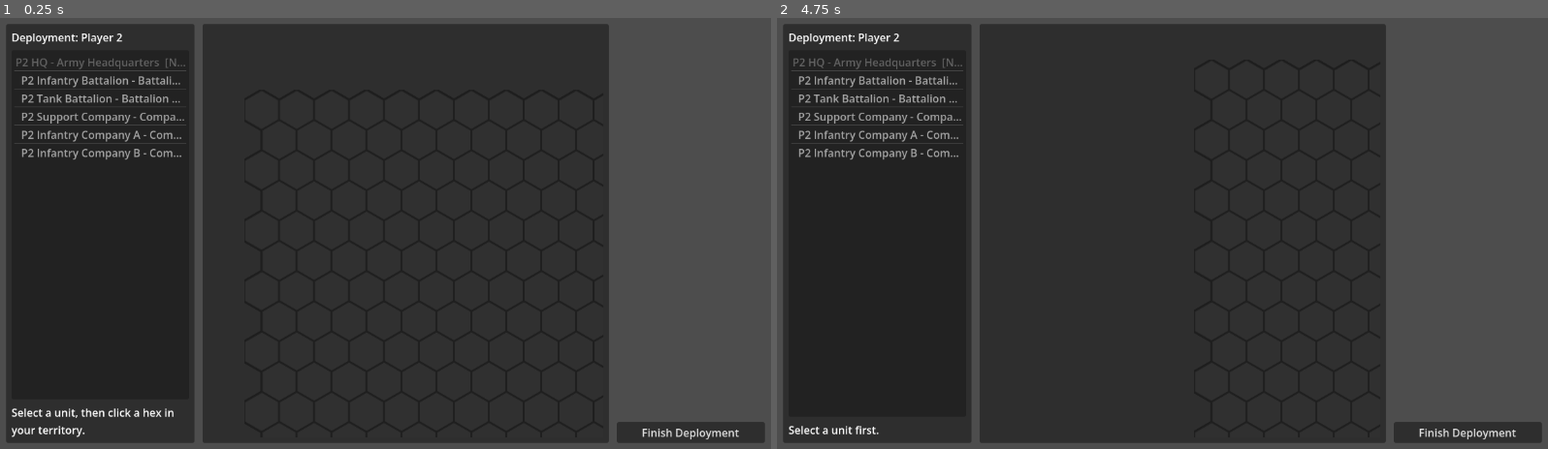
Above: before the commit, frames 1-2 (left to right).
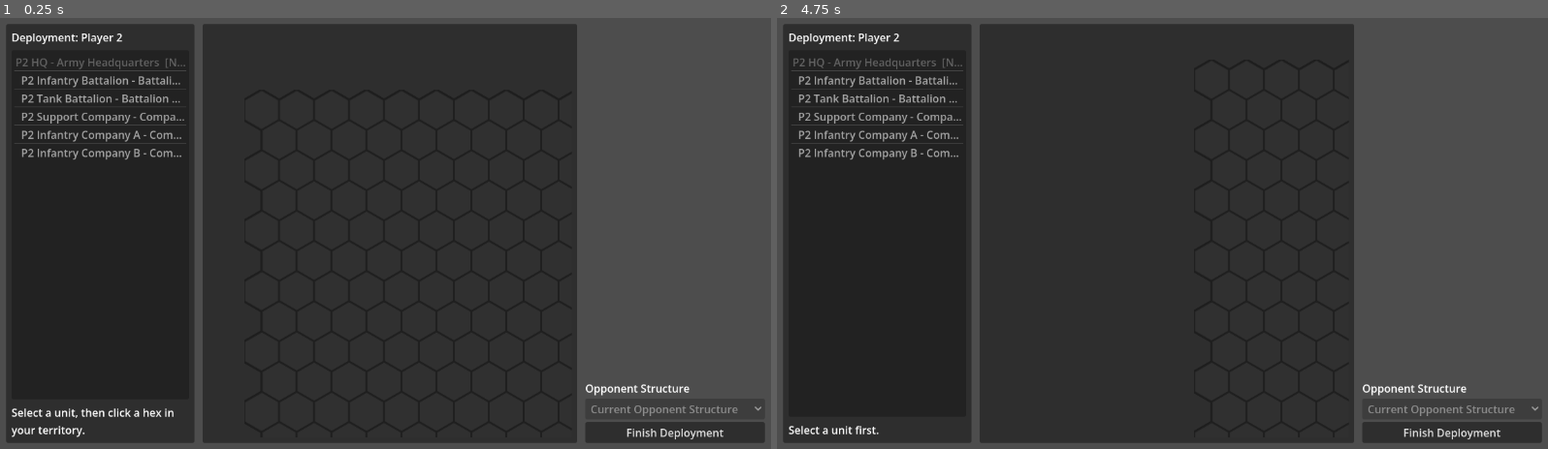
Above: after the commit, the same moments.

Repository: cpt-miche/Combat-Mission-Companion
Game: Godot game, scene res://scenes/deployment/DeploymentScreen.tscn
Two runs of this game, one before a commit and one after it. Both use one fixed random seed, a clock stepped at 60 frames per second and the inputs below. This scene is started directly instead of the project's main scene.
Inputs (mouse positions are in pixels of both pictures, inside the frame that each line leads up to):
- Up to frame 1 (0.25 s): no input
- Up to frame 2 (4.75 s): click "Finish Deployment" at 0.5 s; click "Finish Deployment" at 1.25 s; click "Finish Deployment" at 2 s; tap A at 2.75, 3.5, 4.25 s; drag from (1185, 233) to (1239, 138) at 2.77 s; drag from (1008, 255) to (1123, 319) at 3.52 s; move the mouse to (1239, 138) at 4.27 s; hold Ctrl from 4.28 s (still down); click (1239, 138) at 4.42 s

The runs differ from the first frame. In frame 1, 4.2% of the frame differs, in the area x 74-99%, y 1-99%; in frame 2, 4.2%.

Commit message:
Add opponent structure picker to deployment flow

Diff:
--- a/scenes/deployment/DeploymentScreen.tscn
+++ b/scenes/deployment/DeploymentScreen.tscn
@@ -86,6 +86,16 @@
 layout_mode = 2
 alignment = 2
 
+[node name="P2StructureLabel" type="Label" parent="RootMargin/MainHBox/RightPanel"]
+unique_name_in_owner = true
+layout_mode = 2
+text = "Opponent Structure"
+
+[node name="P2StructurePicker" type="OptionButton" parent="RootMargin/MainHBox/RightPanel"]
+unique_name_in_owner = true
+layout_mode = 2
+size_flags_horizontal = 3
+
 [node name="FinishDeploymentButton" type="Button" parent="RootMargin/MainHBox/RightPanel"]
 unique_name_in_owner = true
 layout_mode = 2
--- a/scripts/ui/deployment/DeploymentScreen.gd
+++ b/scripts/ui/deployment/DeploymentScreen.gd
@@ -6,6 +6,8 @@
 @onready var unit_list: ItemList = %UnitList
 @onready var status_label: Label = %StatusLabel
 @onready var hex_map_view: DeploymentHexMapView = %HexMapView
+@onready var p2_structure_label: Label = %P2StructureLabel
+@onready var p2_structure_picker: OptionButton = %P2StructurePicker
 @onready var finish_button: Button = %FinishDeploymentButton
 
 var _player_index := 0
@@ -14,10 +16,12 @@
 func _ready() -> void:
 	_player_index = 0 if GameState.current_phase == GameState.Phase.DEPLOYMENT_P1 else 1
 	_ensure_players_initialized()
+	_populate_p2_structure_picker()
 	_build_deployable_unit_list()
 	_refresh_phase_ui("Select a unit, then click a hex in your territory.")
 
 	hex_map_view.hex_selected.connect(_on_hex_selected)
+	p2_structure_picker.item_selected.connect(_on_p2_structure_selected)
 	finish_button.pressed.connect(_on_finish_deployment_pressed)
 
 func _ensure_players_initialized() -> void:
@@ -30,11 +34,132 @@
 
 	for i in range(2):
 		var player := GameState.players[i]
-		if not player.has("division_tree") or (player.get("division_tree", {}) as Dictionary).is_empty():
+		if not player.has("division_tree"):
+			player["division_tree"] = {}
+		if i == 0 and (player.get("division_tree", {}) as Dictionary).is_empty():
+			player["division_tree"] = _default_division_tree(i)
+		elif i == 1 and (player.get("division_tree", {}) as Dictionary).is_empty():
 			player["division_tree"] = _default_division_tree(i)
 		if not GameState.players[i].has("deployments"):
 			GameState.players[i]["deployments"] = {}
 		GameState.players[i] = player
+
+func _populate_p2_structure_picker() -> void:
+	p2_structure_picker.clear()
+
+	var options: Array[Dictionary] = []
+	options.append_array(_catalog_structure_options())
+	options.append_array(_saved_structure_options())
+
+	if options.is_empty():
+		var fallback_tree := _default_division_tree(1)
+		options.append({
+			"label": "Default Opponent Structure",
+			"tree": fallback_tree
+		})
+
+	var selected_index := 0
+	var current_tree := GameState.players[1].get("division_tree", {}) as Dictionary
+	var matched_current := false
+
+	for i in range(options.size()):
+		var option := options[i]
+		var option_label := String(option.get("label", "Option %d" % i))
+		var option_tree := (option.get("tree", {}) as Dictionary).duplicate(true)
+		p2_structure_picker.add_item(option_label)
+		p2_structure_picker.set_item_metadata(i, option_tree)
+		if not current_tree.is_empty() and option_tree.hash() == current_tree.hash():
+			selected_index = i
+			matched_current = true
+
+	if not current_tree.is_empty() and not matched_current:
+		p2_structure_picker.add_item("Current Opponent Structure")
+		selected_index = p2_structure_picker.item_count - 1
+		p2_structure_picker.set_item_metadata(selected_index, current_tree.duplicate(true))
+
+	p2_structure_picker.select(selected_index)
+	_apply_selected_p2_structure(selected_index, false)
+	var picker_enabled := _player_index == 0
+	p2_structure_label.visible = true
+	p2_structure_picker.visible = true
+	p2_structure_picker.disabled = not picker_enabled
+
+func _catalog_structure_options() -> Array[Dictionary]:
+	var options: Array[Dictionary] = []
+	var nation_id := String(GameState.selected_nation_id)
+	var templates: Array = UnitCatalog.get_nation_templates(nation_id)
+	for template_variant in templates:
+		if typeof(template_variant) != TYPE_DICTIONARY:
+			continue
+		var template := template_variant as Dictionary
+		var label := "Catalog: %s" % String(template.get("display_name", template.get("id", "Template")))
+		options.append({
+			"label": label,
+			"tree": _division_tree_from_catalog_template(template)
+		})
+	return options
+
+func _saved_structure_options() -> Array[Dictionary]:
+	var options: Array[Dictionary] = []
+	var template_names: PackedStringArray = SaveManager.list_division_templates()
+	for template_name in template_names:
+		var payload := SaveManager.load_division_template(template_name)
+		var root_unit := payload.get("root_unit", {})
+		if typeof(root_unit) != TYPE_DICTIONARY:
+			continue
+		var root_dict := root_unit as Dictionary
+		if root_dict.is_empty():
+			continue
+		options.append({
+			"label": "Saved: %s" % template_name,
+			"tree": root_dict.duplicate(true)
+		})
+	return options
+
+func _division_tree_from_catalog_template(template_data: Dictionary, variant_index: int = 1) -> Dictionary:
+	var tree_id := String(template_data.get("id", "template"))
+	if variant_index > 1:
+		tree_id = "%s_%d" % [tree_id, variant_index]
+	var tree_name := String(template_data.get("display_name", tree_id))
+	if variant_index > 1:
+		tree_name = "%s %d" % [tree_name, variant_index]
+
+	var tree := {
+		"id": tree_id,
+		"name": tree_name,
+		"type": String(template_data.get("type", "INFANTRY")).to_lower(),
+		"size": String(template_data.get("size", "COMPANY")).to_lower(),
+		"children": []
+	}
+
+	var expanded_children: Array[Dictionary] = []
+	var children_variant: Variant = template_data.get("children", [])
+	if typeof(children_variant) == TYPE_ARRAY:
+		var child_templates := children_variant as Array
+		for child_variant in child_templates:
+			if typeof(child_variant) != TYPE_DICTIONARY:
+				continue
+			var child_template := child_variant as Dictionary
+			var child_count := maxi(int(child_template.get("count", 1)), 1)
+			for i in range(child_count):
+				expanded_children.append(_division_tree_from_catalog_template(child_template, i + 1))
+	tree["children"] = expanded_children
+	return tree
+
+func _on_p2_structure_selected(index: int) -> void:
+	_apply_selected_p2_structure(index, true)
+
+func _apply_selected_p2_structure(index: int, show_status: bool) -> void:
+	var selected_tree := p2_structure_picker.get_item_metadata(index)
+	if typeof(selected_tree) != TYPE_DICTIONARY:
+		return
+
+	GameState.players[1]["division_tree"] = (selected_tree as Dictionary).duplicate(true)
+	GameState.players[1]["deployments"] = {}
+	if _player_index == 1:
+		_build_deployable_unit_list()
+		if show_status:
+			_refresh_phase_ui("Opponent structure updated.")
 
 func _default_division_tree(player_index: int) -> Dictionary:
 	var side_label := "P%d" % (player_index + 1)
